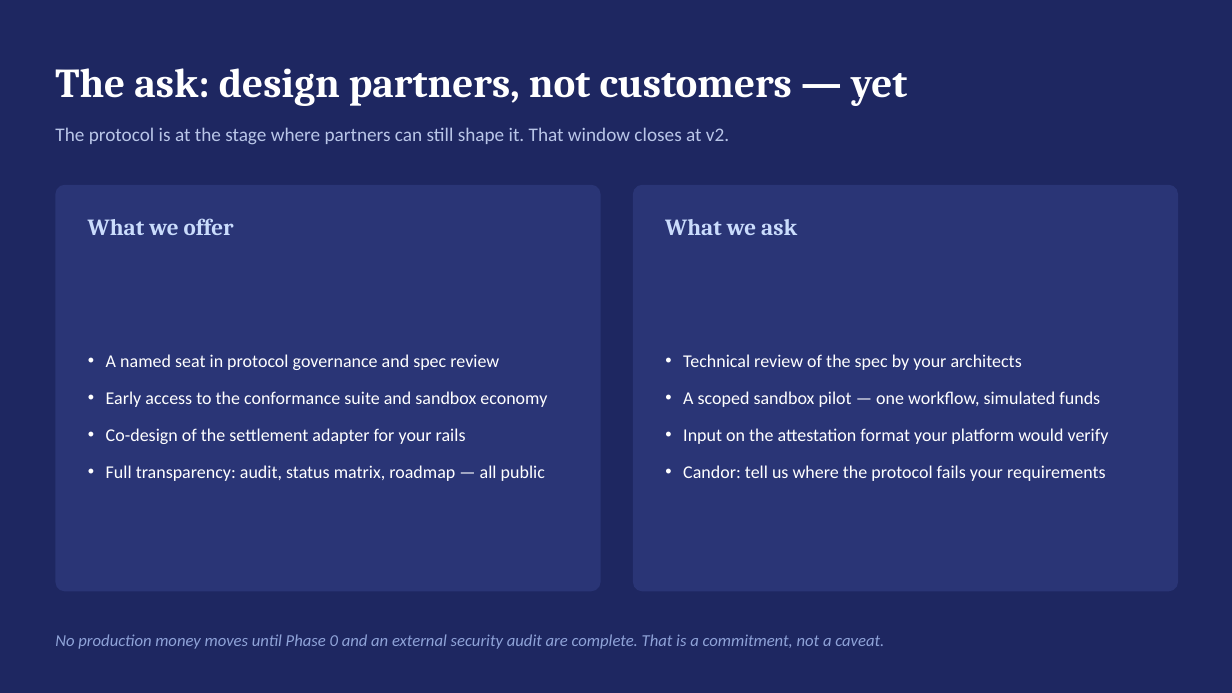
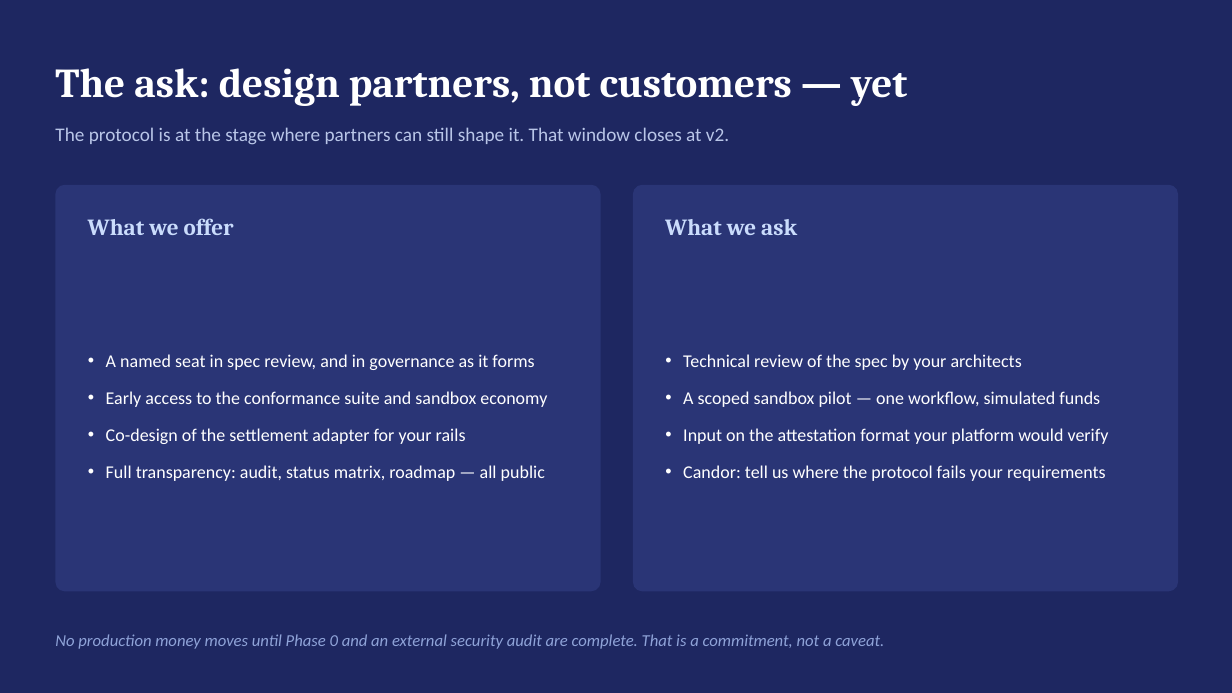
Before and after one commit to mithunkadur/commerceindex-protocol, a slide deck: slide 12 of commerceindex-protocol/docs/collateral/CommerceIndex_Partner_Briefing.pptx. Drawn at 1232x693 pixels with LibreOffice and Linux fonts; fonts in the diff are those of the drawing. Boxes give left, top, right and bottom in pixels: in the first picture for what was removed or moved away, otherwise in the second. Text is boxed around its words. In the diff, an @@ line names an element or a change of style, - is before the commit and + after.

```diff
--- a/commerceindex-protocol/docs/collateral/CommerceIndex_Partner_Briefing.pptx
+++ b/commerceindex-protocol/docs/collateral/CommerceIndex_Partner_Briefing.pptx
@@ text at (106,354,534,370): text changed @@
-• A named seat in protocol governance and spec review
+• A named seat in spec review, and in governance as it forms
```
Also in this commit, not shown: 1 other slide changed, 13 other files.
